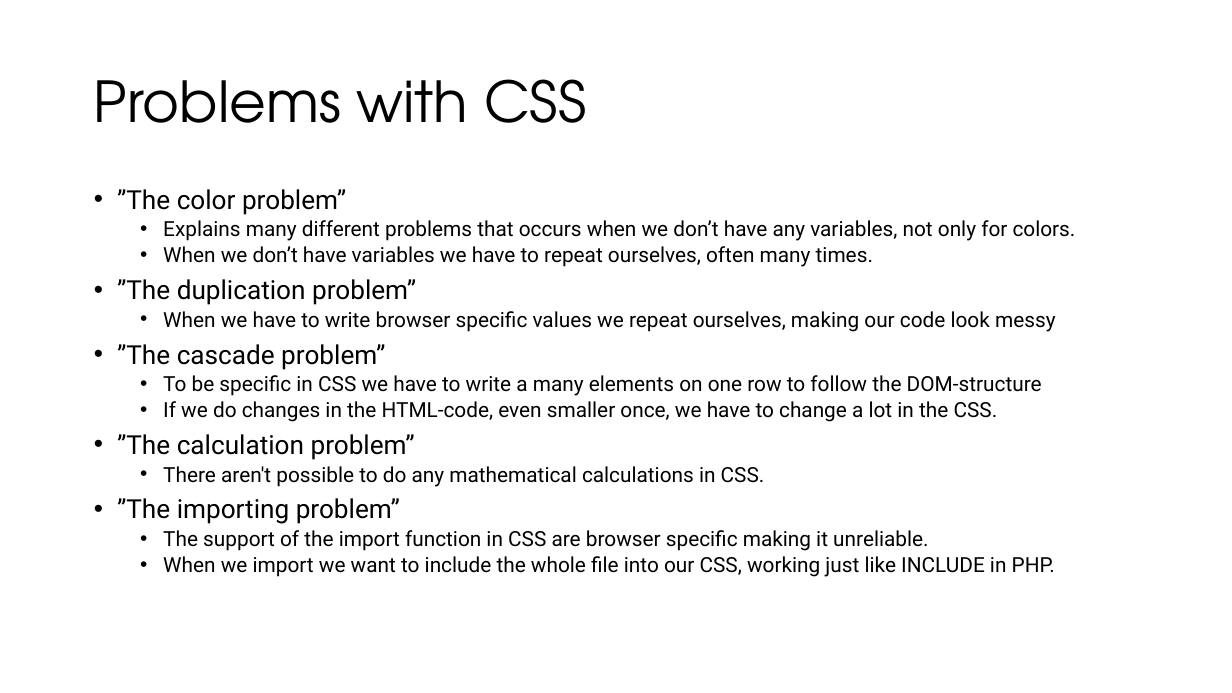
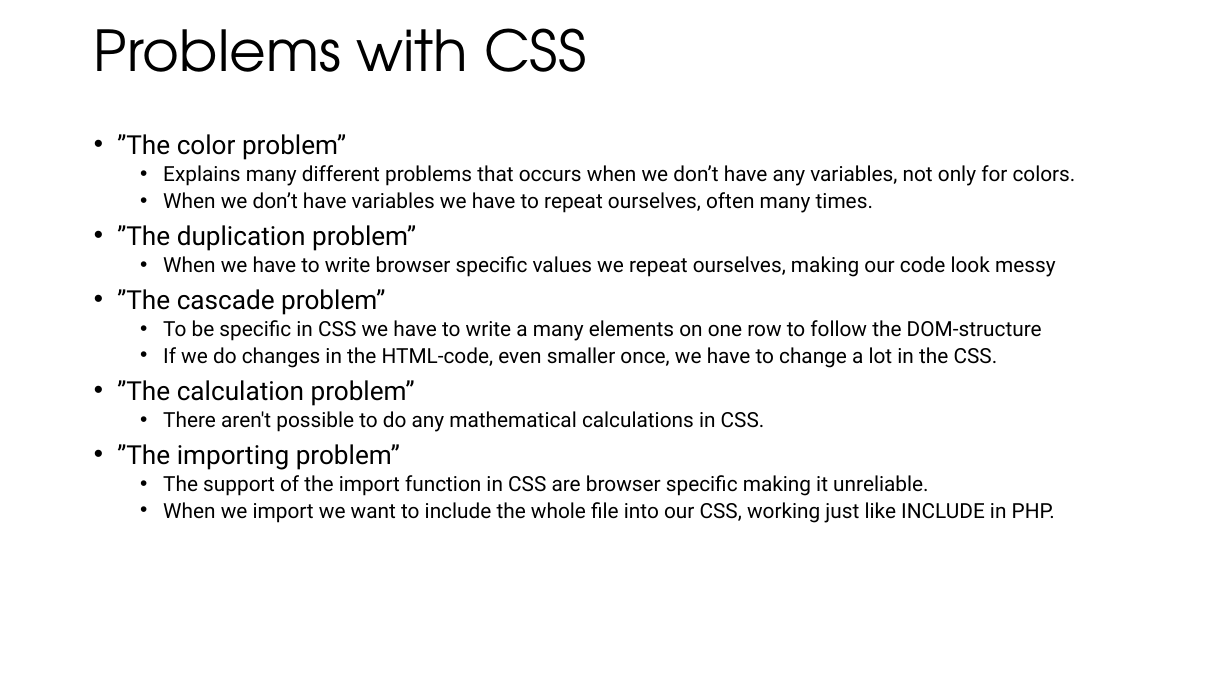
Before and after one commit to stiltet/SASS-Code-Example-Demo, a slide deck: slide 5 of Presentation.pptx. Drawn at 1232x693 pixels with LibreOffice and Linux fonts; fonts in the diff are those of the drawing. Boxes give left, top, right and bottom in pixels: in the first picture for what was removed or moved away, otherwise in the second. Text is boxed around its words. In the diff, an @@ line names an element or a change of style, - is before the commit and + after.

```diff
--- a/Presentation.pptx
+++ b/Presentation.pptx
@@ title "Problems with CSS": place and size @@
-title "Problems with CSS" at (94,79,586,123)
+title "Problems with CSS" at (94,28,586,72)
@@ text "”The color problem”": place and size @@
-text "”The color problem”" at (117,189,1076,577)
+text "”The color problem”" at (117,134,1076,523)
```
Also in this commit, not shown: 15 other slides changed, 1 other file.
